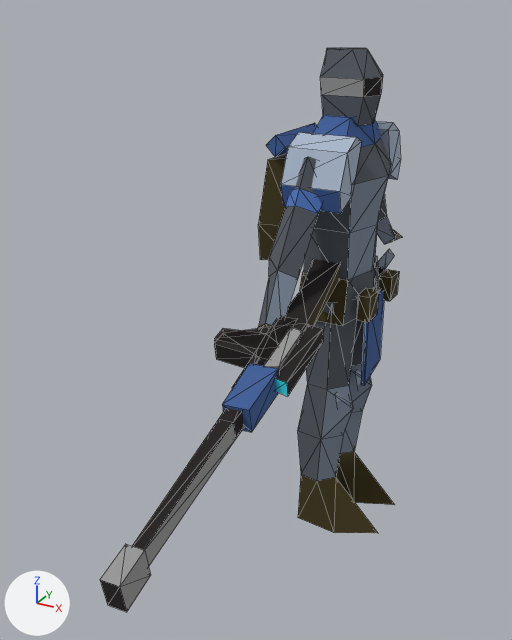
One commit to the Blender file art/models/units/warrior.fremen.blend: the scene before it, then after it.
Both versions are drawn from a 50 mm camera at (0.395, -0.994, 0.824) aimed at (-0.046, -0.192, 0.423). Arrows for +X, +Y and +Z are at lower left; the lights stay in place. The older version comes first. Mesh edges are drawn as thin lines.

Names of what the first picture shows: 'armor1', 'body', 'weapons0', 'weapons1', 'weapons2'.
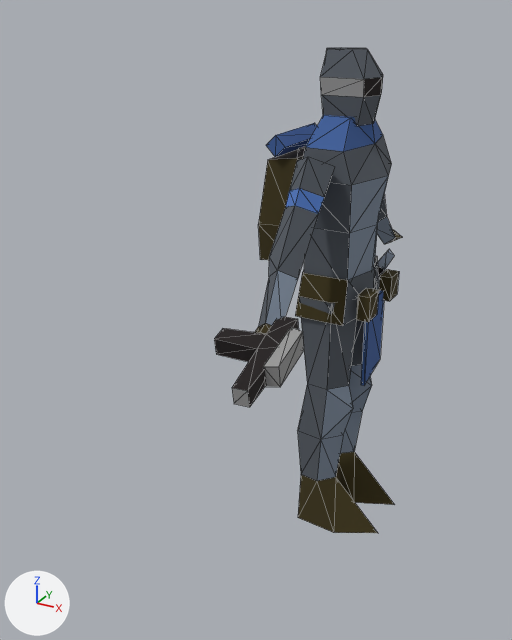
Boxes (x1, y1, x2, y2) around the edits, measured in the pictures (512 x 640 px):
'weapons1', hidden
    before: (133, 259, 340, 566)
'weapons2', hidden
    before: (100, 324, 323, 612)
'armor1', hidden (blue)
    before: (281, 122, 401, 402)
'weapons0', unchanged, uncovered by the edit
    before: (214, 317, 303, 388)
    after: (214, 317, 304, 407)

Edits to the bpy script that builds the scene:
```text
Change ob_armor1:
    add ob_armor1.hide_set(True)
Change ob_weapons1:
    add ob_weapons1.hide_set(True)
Change ob_weapons2:
    add ob_weapons2.hide_set(True)
```
